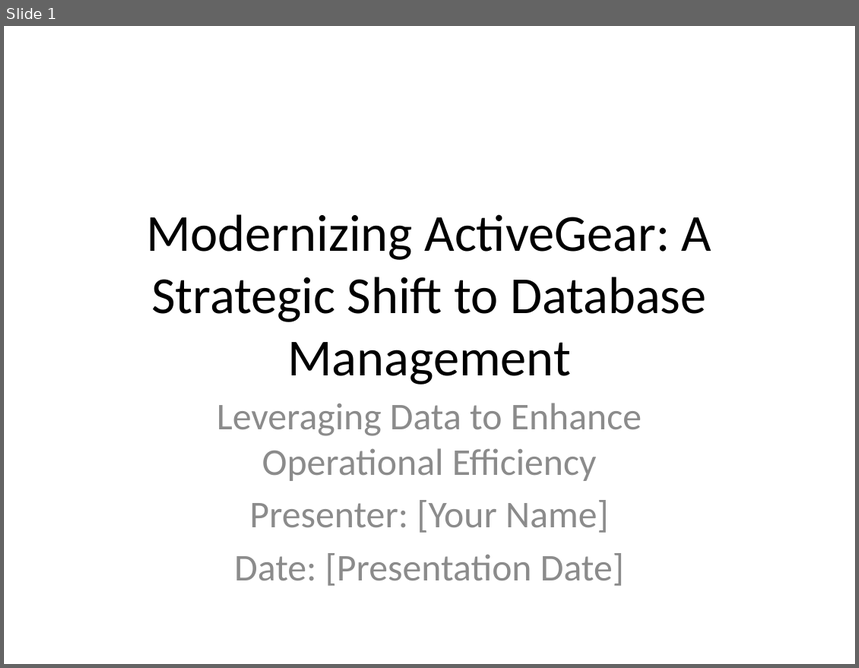
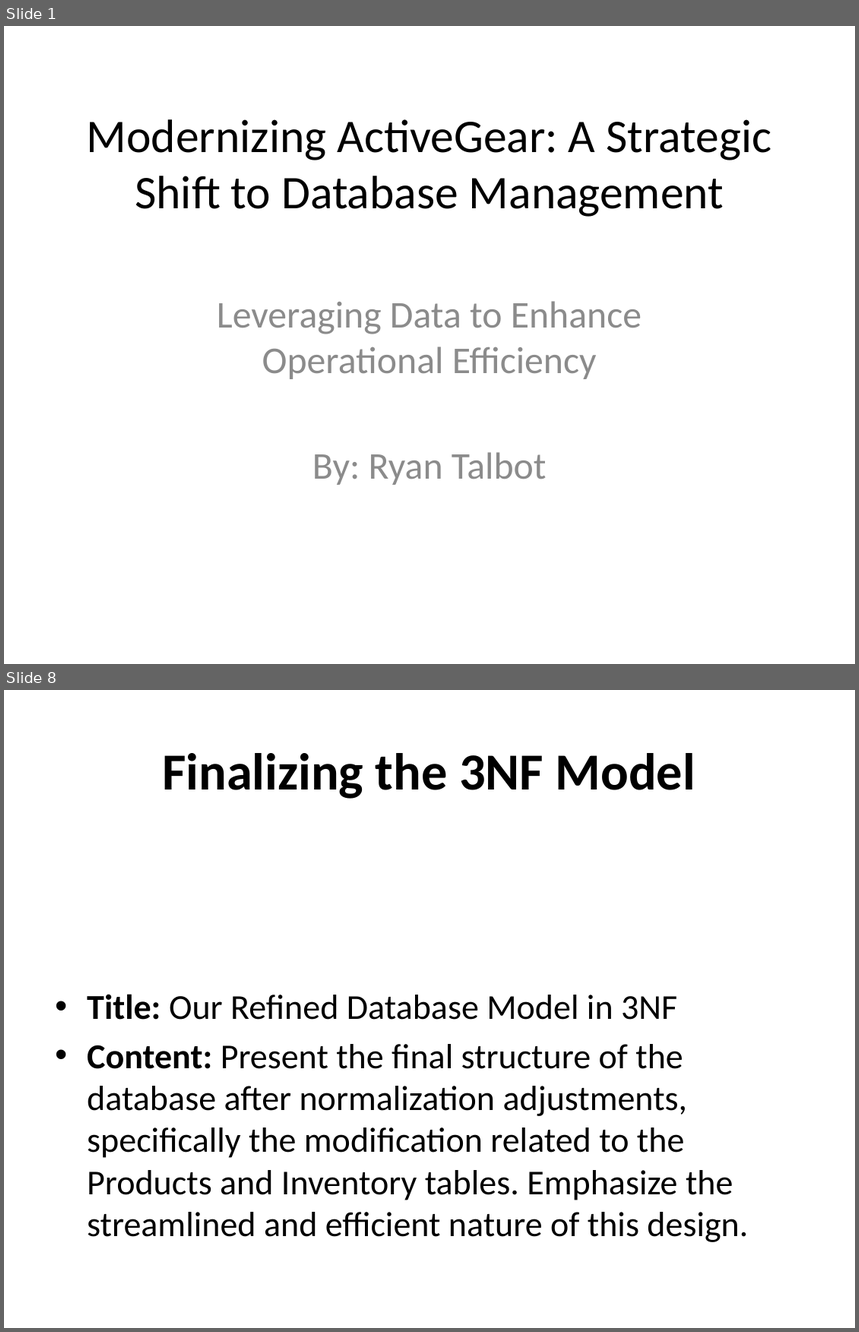
Before and after one commit to RyanJTalbot/MSDS, a slide deck: Core/Databases for Data Scientists Specialization/Relational Database Design /Week 5/ActiveGear_Presentation.pptx. Shown one above the other, each under a label of ours: slide 1 before the commit, slides 1 and 8 after it; the slides between them are not shown. The pictures are 859x668 and 859x1332 pixels, drawn with LibreOffice and Linux fonts; fonts in the diff are those of the drawing. Boxes give left, top, right and bottom in pixels: in the first picture for what was removed or moved away, otherwise in the second. Text is boxed around its words. In the diff, an @@ line names an element or a change of style, - is before the commit and + after.

Commit message:
Update database presentation

```diff
--- a/Core/Databases for Data Scientists Specialization/Relational Database Design /Week 5/ActiveGear_Presentation.pptx
+++ b/Core/Databases for Data Scientists Specialization/Relational Database Design /Week 5/ActiveGear_Presentation.pptx
@@ slide 8 added at (4, 690, 855, 1328), background #FFFFFF @@
@@ title added at (162, 753, 696, 799), 44 pt, text #000000, bold @@
+Finalizing the 3NF Model
@@ text added at (87, 994, 748, 1243), 29.6 pt, text #000000 @@
+• Title: Our Refined Database Model in 3NF
+• Content: Present the final structure of the database after normalization adjustments, specifically the modification related to the Products and Inventory tables. Emphasize the streamlined and efficient nature of this design.
@@ slide 1 changed as well @@
@@ title "Modernizing ActiveGear: A Strategic Shift ...": place and size @@
-title "Modernizing ActiveGear: A Strategic Shift ..." at (146, 214, 712, 385)
+title "Modernizing ActiveGear: A Strategic Shift ..." at (87, 119, 772, 217)
@@ title "Modernizing ActiveGear: A Strategic Shift ..." at (87, 119, 772, 217): size 44 to 39.6 pt @@
@@ subtitle "Leveraging Data to Enhance Operational ...": place and size @@
-subtitle "Leveraging Data to Enhance Operational ..." at (217, 403, 642, 586)
+subtitle "Leveraging Data to Enhance Operational ..." at (217, 301, 642, 485)
@@ subtitle at (313, 452, 547, 485): text changed @@
-Presenter: [Your Name]
-Date: [Presentation Date]
+By: Ryan Talbot
```
Also in this commit, not shown: 8 other slides added, 11 slides removed, 2 other files.
